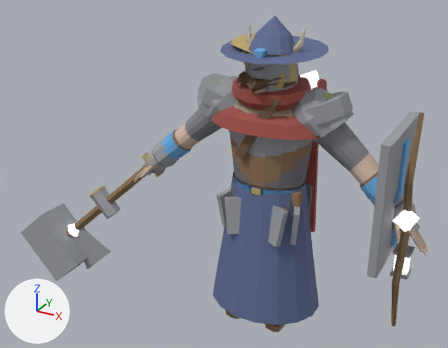
The glTF model art/creator/humanoid_heavy/export/humanoid_heavy_masculine.glb as it was, and as the next commit left it.
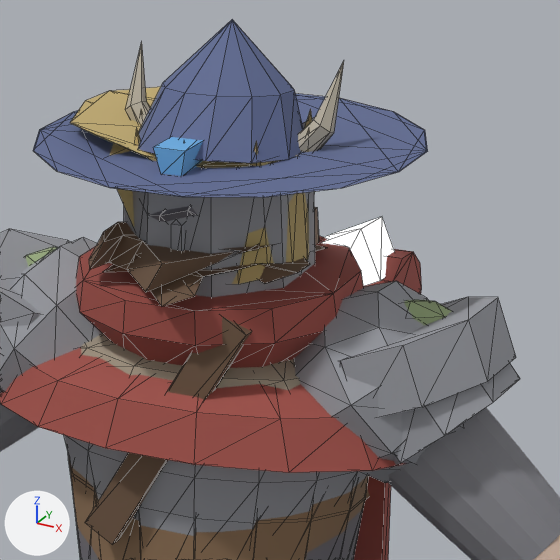
Each version appears first whole from a camera (50 mm lens) standing at (1.635, -3.621, 2.86) and looking at (-0.396, 0.073, 1.013), and next in a close-up on the part from 47% to 81% of the width and 3% to 47% of the height. The axes (+X, +Y, +Z) are drawn at lower left. The lights are the same throughout. The first two pictures are the older version. The close-ups show mesh edges as thin lines. Vertices at exactly the same position are counted once.

The first close-up shows 'humanoid_heavy_masculine.001', 'part.face.eyepatch', 'part.face.goggles', 'part.face.scarf', 'part.head.circlet', 'part.head.great_helm', 'part.head.wide_hat', 'part.shoulders.fur', 'part.shoulders.mantle', 'part.shoulders.pauldrons', 'part.shoulders.slabs', 'part.torso.breastplate', 'part.torso.jerkin' and 10 more.
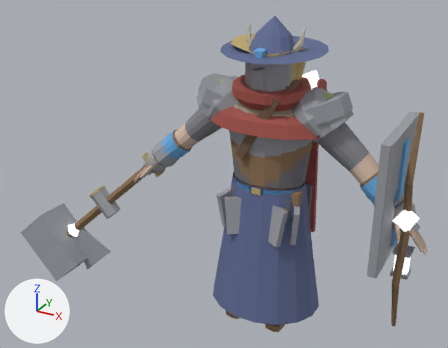
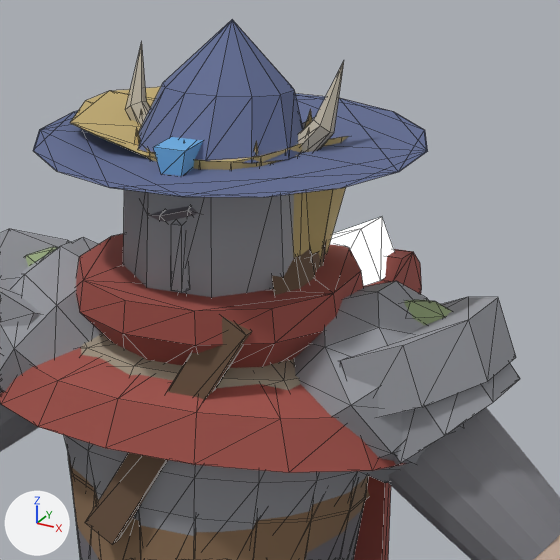
The change, as a diff of the scene's bpy script:
```diff
--- a/art/creator/humanoid_heavy/export/humanoid_heavy_masculine.glb.py
+++ b/art/creator/humanoid_heavy/export/humanoid_heavy_masculine.glb.py
@@ me_part_face_eyepatch @@
 # used by ob_part_face_eyepatch; location = (0.0, 0.0, 0.0)
-me_part_face_eyepatch.from_pydata(...)  # 40 vertices, 72 faces; spans x -0.147..0.199, y -0.287..0.187, z 1.77..1.831
+me_part_face_eyepatch.from_pydata(...)  # 40 vertices, 72 faces; spans x -0.227..0.213, y -0.213..0.192, z 1.721..1.843
+# me_part_face_eyepatch part 1: the loose piece of 32 vertices spanning x -0.147..0.199, y -0.287..0.187, z 1.77..1.829 is rebuilt with 32 vertices and now spans x -0.227..0.213, y -0.213..0.192, z 1.721..1.843
 me_part_face_eyepatch.materials.append(mat_cloth)
@@ me_part_face_goggles @@
 # used by ob_part_face_goggles; location = (0.0, 0.0, 0.0)
-me_part_face_goggles.from_pydata(...)  # 48 vertices, 84 faces; spans x -0.181..0.159, y -0.271..0.155, z 1.77..1.858
+me_part_face_goggles.from_pydata(...)  # 48 vertices, 84 faces; spans x -0.254..0.185, y -0.189..0.216, z 1.681..1.842
+# me_part_face_goggles part 2: a new loose piece of 32 vertices spanning x -0.254..0.185, y -0.189..0.216, z 1.681..1.819, in mat_cloth
+# me_part_face_goggles part 3: 32 vertices removed from x -0.181..0.159, y -0.271..0.155, z 1.77..1.858
+# other edits to the shape of me_part_face_goggles do not show in these pictures
 me_part_face_goggles.materials.append(mat_cloth)
@@ me_part_head_circlet @@
 # used by ob_part_head_circlet; location = (0.0, 0.0, 0.0)
-me_part_head_circlet.from_pydata(...)  # 40 vertices, 72 faces; spans x -0.325..0.167, y -0.172..0.267, z 1.787..2.012
+me_part_head_circlet.from_pydata(...)  # 40 vertices, 72 faces; spans x -0.182..0.194, y -0.177..0.269, z 1.697..2.014
+# me_part_head_circlet part 4: 32 of 40 vertices moved; they spanned x -0.325..0.167, y -0.172..0.267, z 1.787..2.012 and now span x -0.182..0.194, y -0.177..0.269, z 1.697..2.014; mean shift (0.014, 0.015, -0.043); largest move (-0.298, 0.027, 1.982) -> (-0.148, -0.016, 2.009)
 me_part_head_circlet.materials.append(mat_metal)
```

Location of each change, (x1, y1, x2, y2) in pixels of the close-ups (560 x 560 px):
'part.head.circlet', reshaped: before (109, 143, 309, 284); after (139, 136, 349, 260)
'part.face.goggles', reshaped (mostly hidden afterwards): before (89, 222, 275, 292); after (309, 242, 326, 270)
'part.face.eyepatch', reshaped: before (104, 245, 328, 306); after (271, 249, 316, 295)
part 2 of me_part_face_goggles, added (mostly hidden): after (309, 242, 326, 270)
part 3 of me_part_face_goggles, deleted (brown): before (89, 222, 275, 292)
